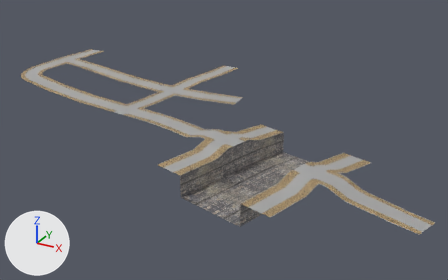
What one commit did to the FBX model Assets/05_Models/Exterior/CanaleThird.fbx.
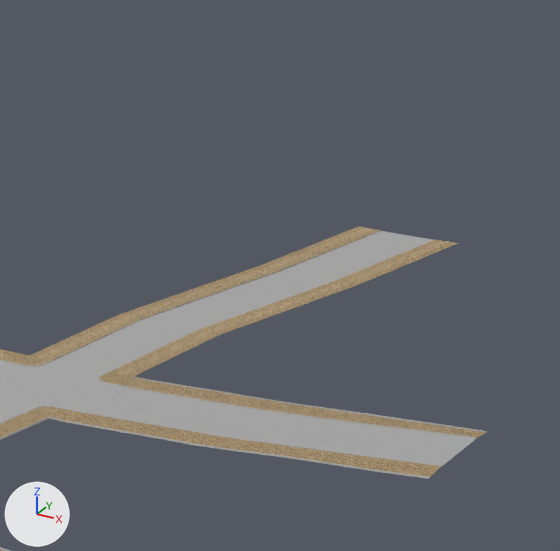
There are two pictures of each version: one whole from a camera (50 mm lens) standing at (227.0, -174.1, 114.3) and looking at (86.9, 80.8, -13.1), one close up on the part from 37% to 57% of the width and 11% to 41% of the height. The axes (+X, +Y, +Z) are drawn at lower left. The lights are the same throughout. Where no turn or scale is listed for an object, it has been applied to the vertices. Vertices at the same position are counted once.

Before the edit, the objects in view are built like this:
```python
me_scene_005 = bpy.data.meshes.new('Scene.005')
me_scene_005.from_pydata(...)  # 5709 vertices, 7717 faces; spans x -186.0..73.0, y -42.0..112.0, z -4.0..9.0
# faces by material slot: [88, 316, 286, 7027]
me_scene_005.materials.append(mat_brickolddirty)  # picture img_brickolddirty_b_jpg
me_scene_005.materials.append(mat_cobbleswalkaway)  # picture img_cobbleswalkway_b_jpg
me_scene_005.materials.append(mat_road)  # its picture is missing
me_scene_005.materials.append(mat_floor_sidewalk)  # its picture is missing
ob_canalethird = bpy.data.objects.new('CanaleThird', me_scene_005)
ob_canalethird.location = (128.77, 42.63, -5.23)
```
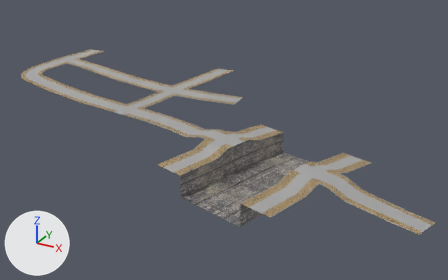
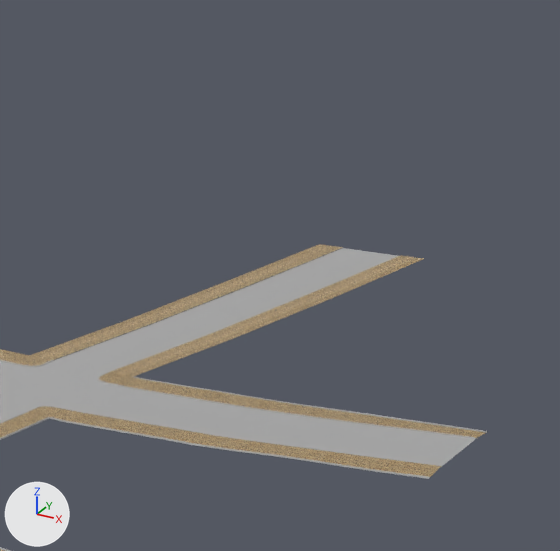
Changed parts and their boxes [x1, y1, x2, y2] in the close-ups (560 x 551 px; the box of a moved part takes in the faces that stretch with it):
```json
{"object": "CanaleThird", "change": "reshaped", "before": [0, 227, 488, 551], "after": [0, 244, 488, 551]}
{"part": 1, "of": "me_scene_005", "change": "moved or reshaped", "before": [258, 227, 408, 277], "after": [233, 244, 370, 289]}
{"part": 2, "of": "me_scene_005", "change": "moved or reshaped", "before": [307, 235, 458, 285], "after": [283, 252, 423, 298]}
{"part": 3, "of": "me_scene_005", "change": "moved or reshaped", "before": [30, 267, 356, 376], "after": [30, 279, 331, 376]}
```

Edits to the scene script, one JSON object a line:
```json
{"block": "me_scene_005", "where": "me_scene_005.from_pydata(...)  # 5709 vertices, 7717 faces; spans x -186.0..73.0, y -42.0..112.0, z -4.0..9.0"}
{"block": "me_scene_005", "where": "# used by ob_canalethird; location = (128.77, 42.63, -5.23)"}
{"block": "me_scene_005", "change": "me_scene_005 part 1: all 4 vertices in x -83.0..-81.0, y 112.0, z 6.0 are moved by (0.0, -7.0, 0.0)"}
{"block": "me_scene_005", "change": "me_scene_005 part 2: all 5 vertices in x -78.0..-72.0, y 112.0, z 6.0 are moved by (0.0, -6.0, 0.0)"}
{"block": "me_scene_005", "change": "me_scene_005 part 3: all 9 vertices in x -89.0..-78.0, y 77.0, z 6.0 are moved by (2.0, 0.0, 0.0)"}
```
